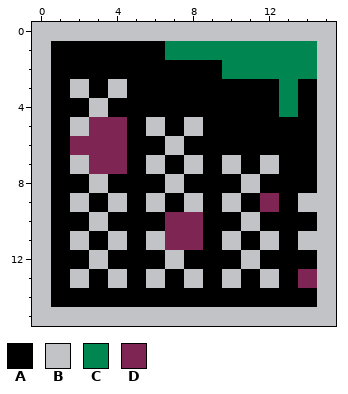
Pixel-art file -- assets/stairs.aseprite. This is how it looked before the edit.
16x16 pixels, 1 frame.
Palette (. is transparent): A #000000  B #c2c3c7  C #008751  D #7e2553
Pixels before, first column x 0:
 0 BBBBBBBBBBBBBBBB
 1 BAAAAAACCCCCCCCB
 2 BAAAAAAAAACCCCCB
 3 BABABAAAAAAAACAB
 4 BAABAAAAAAAAACAB
 5 BABDDABABAAAAAAB
 6 BADDDAABAAAAAAAB
 7 BABDDABABABABAAB
 8 BAABAAABAAABAAAB
 9 BABABABABABADABB
10 BAABAAADDAABAAAB
11 BABABABDDABABABB
12 BAABAAABAAABAAAB
13 BABABABABABABADB
14 BAAAAAAAAAAAAAAB
15 BBBBBBBBBBBBBBBB
After:
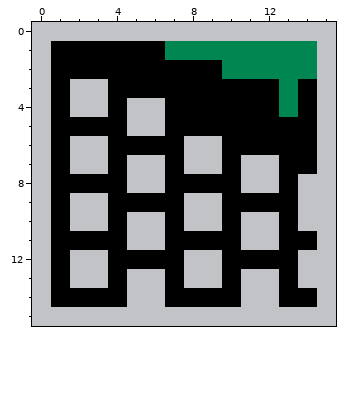
The exact change:
Colour B becomes colour A in row 3 at x 4; in row 5 at x 2 and 8; in row 6 at x 7; in row 7 at x 10; in row 8 at x 3 and 7; in row 9 at x 4, 6 and 10.
Colour B becomes colour A in row 11 at x 2, 4, 10 and 14; in row 12 at x 7 and 11; in row 13 at x 4 and 10.
Colour D becomes colour A in row 5 at x 3 to 4; in rows 6 to 7 at x 4; in row 9 at x 12; in row 10 at x 7; in row 11 at x 7 to 8.
Colour A becomes colour B in row 3 at x 3; in row 4 at x 2 and 5 to 6; in row 5 at x 5; in row 6 at x 8 to 9; in row 7 at x 5, 9 and 11; in row 8 at x 5 to 6, 12 and 14.
Colour A becomes colour B in row 9 at x 3 and 9; in row 10 at x 2, 5 to 6, 9, 12 and 14; in row 11 at x 5 and 11; in row 12 at x 2, 8 to 9 and 14; in row 13 at x 3, 5, 9 and 11; in row 14 at x 5 to 6 and 11 to 12.
Colour D becomes colour B in row 6 at x 2 to 3; in row 7 at x 3; in row 10 at x 8; in row 13 at x 14.
